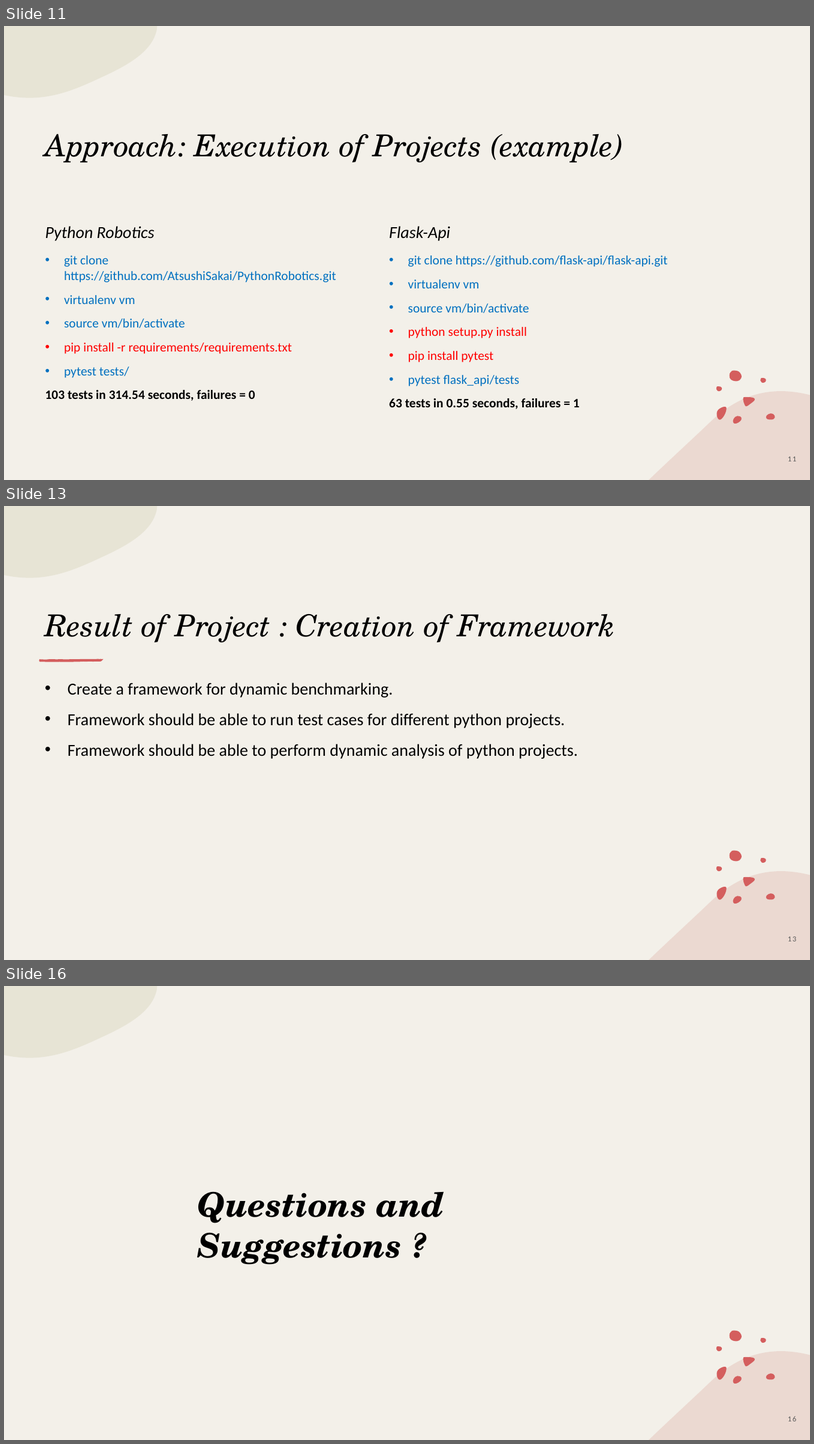
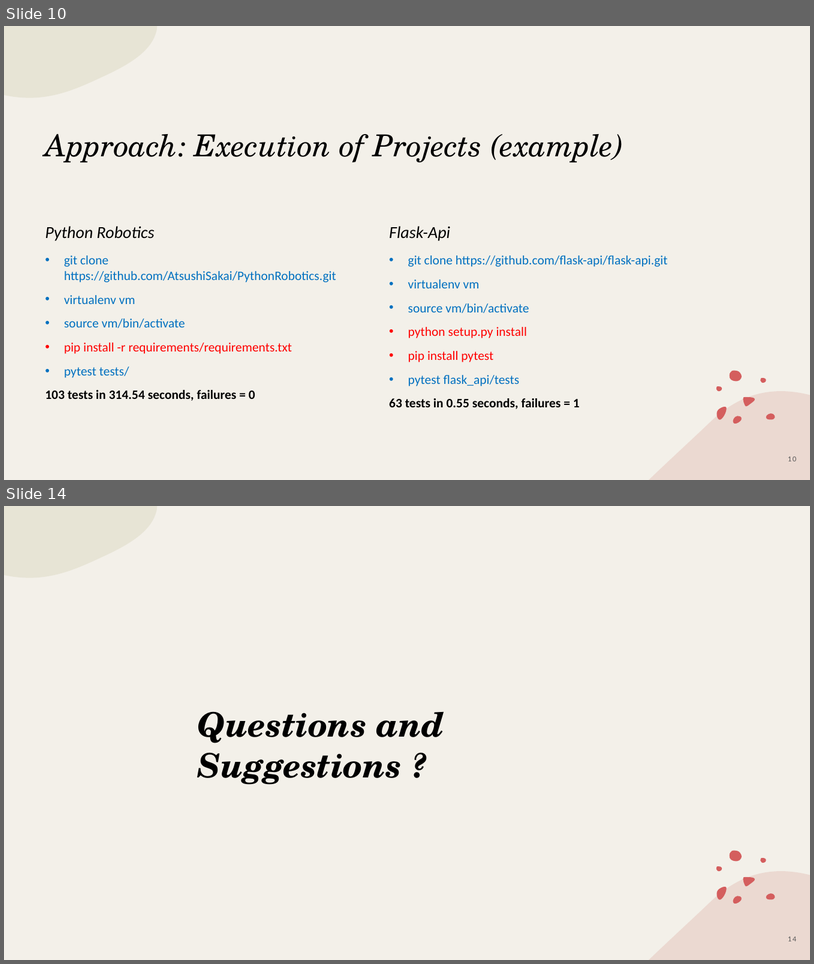
Before and after one commit to piyush-bajaj/DynamicPythonBenchmark, a slide deck: Kick-Off Presentation.pptx. Shown one above the other, each under a label of ours: slides 11, 13 and 16 before the commit, slides 10 and 14 after it; the slides between them are not shown. The pictures are 814x1444 and 814x964 pixels, drawn with LibreOffice and Linux fonts; fonts in the diff are those of the drawing. Boxes give left, top, right and bottom in pixels: in the first picture for what was removed or moved away, otherwise in the second. Text is boxed around its words. In the diff, an @@ line names an element or a change of style, - is before the commit and + after.

```diff
--- a/Kick-Off Presentation.pptx
+++ b/Kick-Off Presentation.pptx
@@ slide 13 removed at (x1=4, y1=506, x2=810, y2=960), background #F3F0E9; not listed: 9 template elements that a slide beside it also shows @@
@@ title removed at (x1=45, y1=614, x2=615, y2=642) @@
-Result of Project : Creation of Framework
@@ group removed at (x1=39, y1=659, x2=103, y2=662): 5 freeform shapes @@
@@ text removed at (x1=68, y1=682, x2=578, y2=759) @@
-• Create a framework for dynamic benchmarking.
-• Framework should be able to run test cases for different python projects.
-• Framework should be able to perform dynamic analysis of python projects.
@@ page number removed at (x1=788, y1=936, x2=797, y2=941) @@
-13
@@ what was slide 11 is now slide 10 @@
@@ page number at (x1=788, y1=456, x2=797, y2=461): text changed @@
-11
+10
@@ what was slide 16 is now slide 14 @@
@@ page number at (x1=788, y1=936, x2=797, y2=941): text changed @@
-16
+14
```
Also in this commit, not shown: 7 slides changed, 1 other slide removed.
